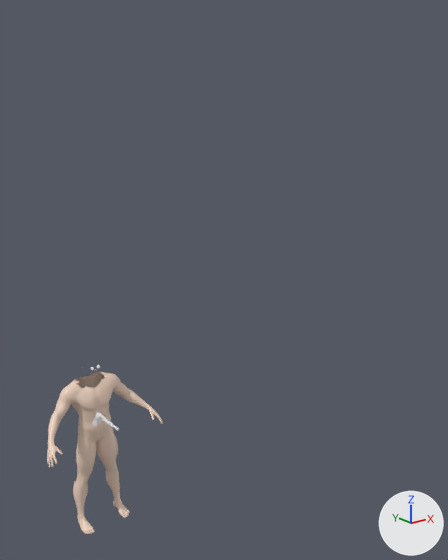
Renders of the FBX model Unity/cowboyshooter/Assets/Models/male_model_gun.fbx from each side of a commit.
Before and after are seen from a 50 mm lens placed at (-2.27, -4.81, 4.04), pointed at (0.66, -1.14, 2.57). Arrows for +X, +Y and +Z are at lower right; the lights stay in place. Where no turn or scale is listed for an object, it has been applied to the vertices.
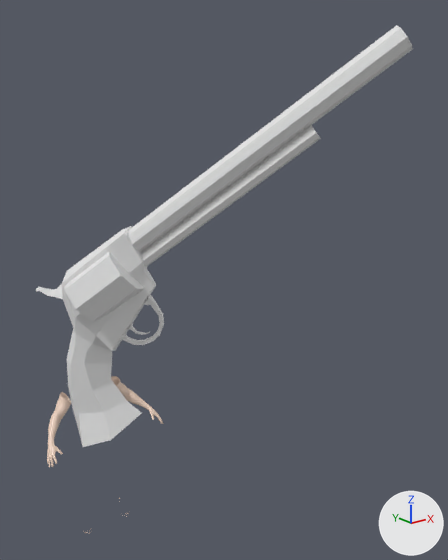
Changed parts and their boxes (x1, y1, x2, y2) in the pictures (448 x 560 px):
'Revolver', added: after (36, 25, 413, 447)
'FPS_Model_Male.Body', reshaped: before (47, 367, 164, 534); after (47, 376, 164, 534)
'Cylinder.002', deleted: before (92, 411, 103, 426)
'Cylinder', deleted: before (101, 416, 119, 431)
part 1 of me_fps_model_malebodymesh_001, cut back (beige): before (60, 372, 130, 534)

The change, as a diff of the scene's bpy script:
```diff
--- a/Unity/cowboyshooter/Assets/Models/male_model_gun.fbx.py
+++ b/Unity/cowboyshooter/Assets/Models/male_model_gun.fbx.py
@@ me_fps_model_malebodymesh_001 @@
 # used by ob_fps_model_male_body
-me_fps_model_malebodymesh_001.from_pydata(...)  # 9553 vertices, 9181 faces; spans x -0.58..0.58, y -0.37..0.11, z -0.82..0.83
+me_fps_model_malebodymesh_001.from_pydata(...)  # 4909 vertices, 4374 faces; spans x -0.58..0.58, y -0.37..0.08, z -0.81..0.83
+# me_fps_model_malebodymesh_001 part 1: 118 vertices moved within x -0.24..0.24, y -0.21..-0.05, z -0.81..0.82; 4494 vertices removed from x -0.28..0.28, y -0.22..0.11, z -0.82..0.83
 me_fps_model_malebodymesh_001.materials.append(mat_fps_model_male_body)
@@ me_cube_001_1 @@
+me_cube_001_1.from_pydata(...)  # 233 vertices, 205 faces; spans x -0.55..1.4, y -1.41..0.51, z -1.01..2.15
@@ ob_cylinder @@
-ob_cylinder = bpy.data.objects.new('Cylinder', me_cylinder)
-ob_cylinder.location = (-0.247, -0.828, 1.486)
@@ ob_cylinder_002 @@
-ob_cylinder_002 = bpy.data.objects.new('Cylinder.002', me_cylinder_002)
-ob_cylinder_002.location = (-0.251, -0.664, 1.467)
@@ ob_revolver @@
+ob_revolver = bpy.data.objects.new('Revolver', me_cube_001_1)
+ob_revolver.location = (-0.014, -0.856, 2.263)
```
